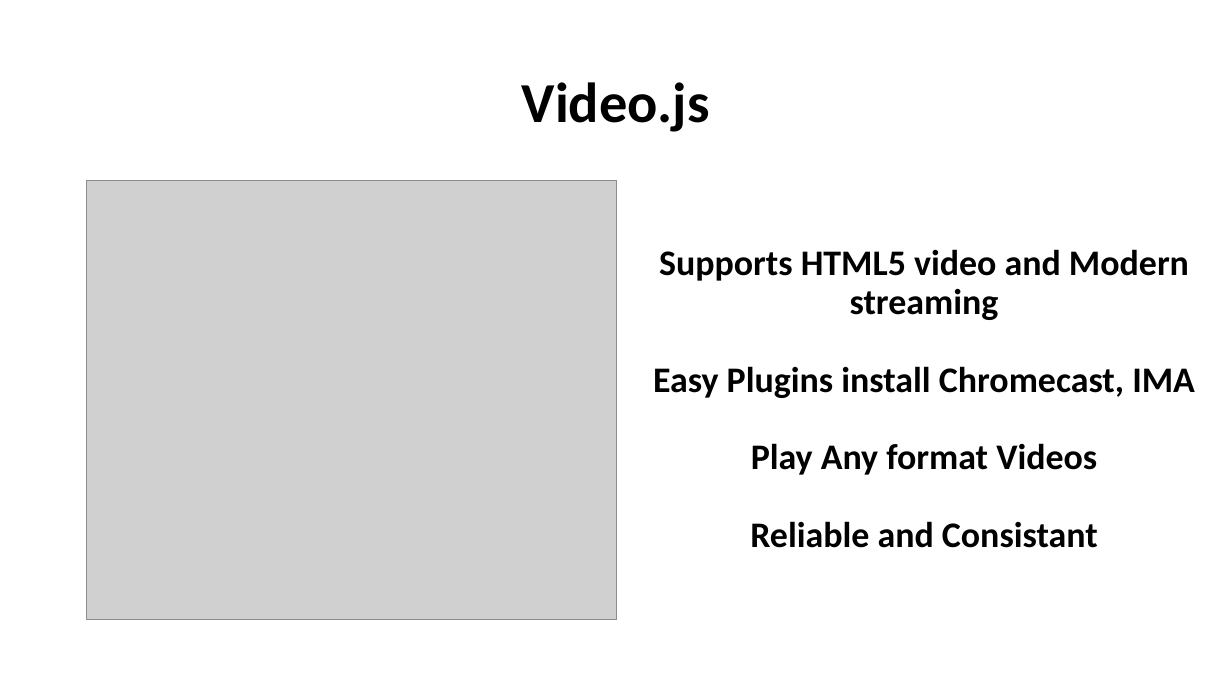
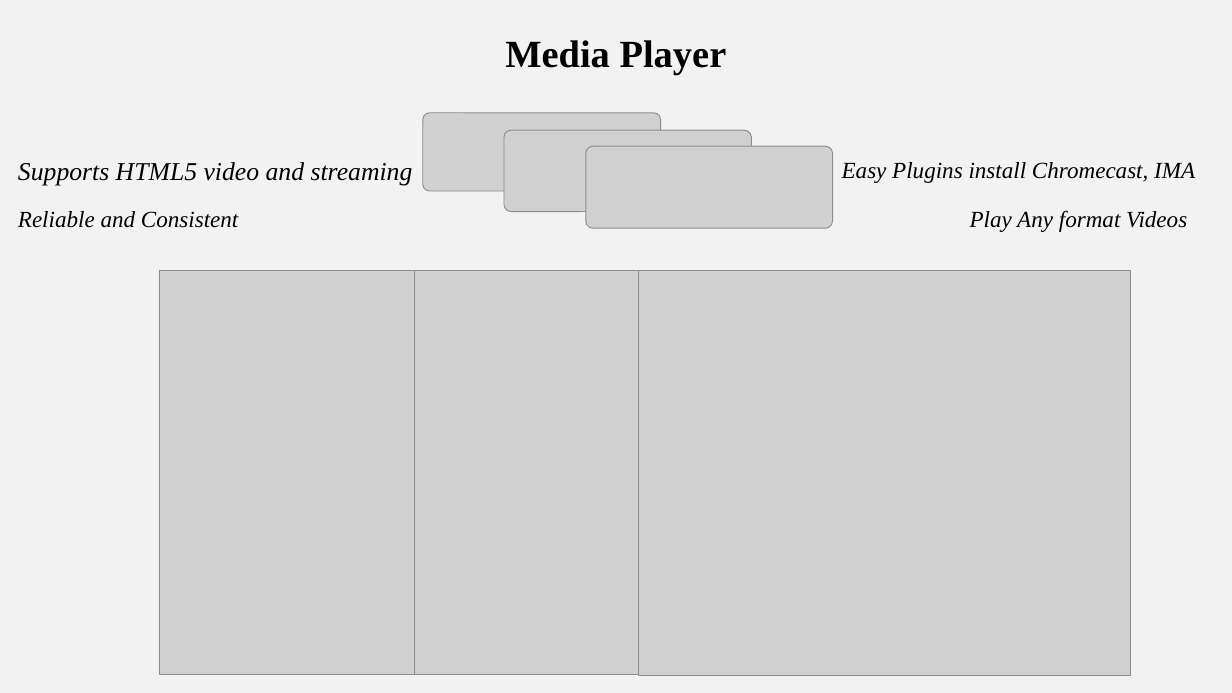
Before and after one commit to MohiPabel/Project-Essentials, a slide deck: slide 5 of PPTX/LU Exam Hive-TAT.pptx. Drawn at 1232x693 pixels with LibreOffice and Linux fonts; fonts in the diff are those of the drawing; grey boxes stand for pictures. Boxes give left, top, right and bottom in pixels: in the first picture for what was removed or moved away, otherwise in the second. Text is boxed around its words. In the diff, an @@ line names an element or a change of style, - is before the commit and + after.

```diff
--- a/PPTX/LU Exam Hive-TAT.pptx
+++ b/PPTX/LU Exam Hive-TAT.pptx
@@ background #FFFFFF to #F2F2F2 @@
@@ title at (x1=505, y1=40, x2=727, y2=75): text changed; size 44 to 30 pt; font Calibri to Times New Roman @@
-Video.js
+Media Player
@@ picture added at (x1=423, y1=113, x2=661, y2=191) @@
@@ picture added at (x1=504, y1=130, x2=751, y2=212) @@
@@ picture added at (x1=586, y1=146, x2=833, y2=228) @@
@@ text added at (x1=18, y1=162, x2=413, y2=186), 20 pt, text #000000, italic @@
+Supports HTML5 video and streaming
@@ text added at (x1=842, y1=162, x2=1195, y2=183), 18 pt, text #000000, italic @@
+Easy Plugins install Chromecast, IMA
@@ text added at (x1=18, y1=211, x2=238, y2=228), 18 pt, text #000000, italic @@
+Reliable and Consistent
@@ text added at (x1=970, y1=210, x2=1187, y2=232), 18 pt, text #000000, italic @@
+Play Any format Videos
@@ text removed at (x1=653, y1=249, x2=1195, y2=548) @@
-Supports HTML5 video and Modern streaming
-Easy Plugins install Chromecast, IMA
-Play Any format Videos
-Reliable and Consistant
@@ picture resized from (x1=87, y1=180, x2=616, y2=620) to (x1=160, y1=270, x2=652, y2=674) @@
@@ picture added at (x1=415, y1=271, x2=907, y2=675) @@
@@ picture added at (x1=639, y1=270, x2=1130, y2=676) @@
```
Also in this commit, not shown: 2 other slides changed, 3 slides added, 3 slides removed.
